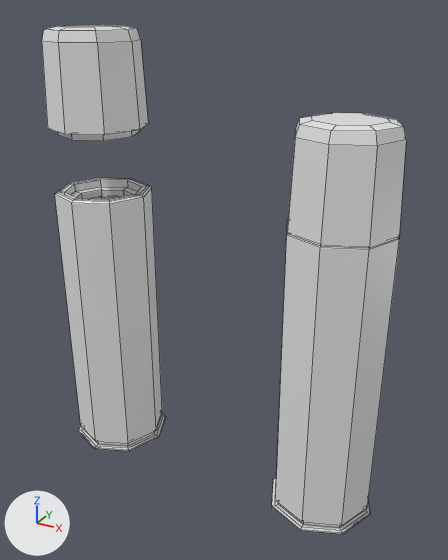
The FBX model Assets/MenuSystem/Models/BulletModels/Fullbullet.fbx: old version first, new version second.
Rendered twice from a 50 mm lens placed at (8.26, -9.84, 9.44), pointed at (2.8, 0.09, 4.48). Lighting does not change. The marker at lower left points along +X, +Y and +Z. The picture after the commit comes second. Mesh edges are drawn as thin lines.

Names of what the first picture shows: 'Bullet Casing', 'BulletTip', 'FullBullet'.
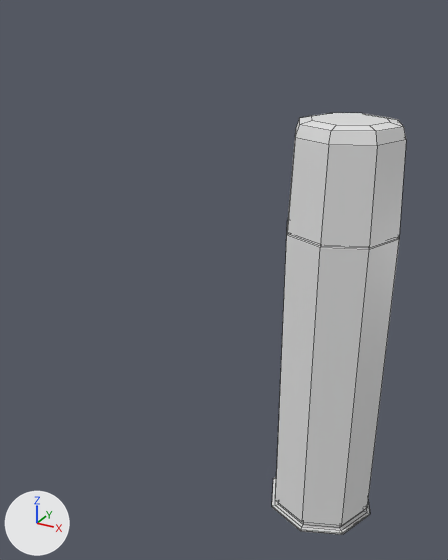
The newer file is also turned or shifted as a whole; pictures and numbers use the older file's frame.

Location of each change, [x1, y1, x2, y2] in pixels of the pictures (448 x 560 px):
'Bullet Casing', deleted
    before: [55, 178, 165, 452]
'BulletTip', deleted
    before: [42, 25, 148, 141]

What the commit changed:
Object 'Bullet Casing' (ob_bullet_casing) is deleted.
Object 'BulletTip' (ob_bullettip) is deleted.
